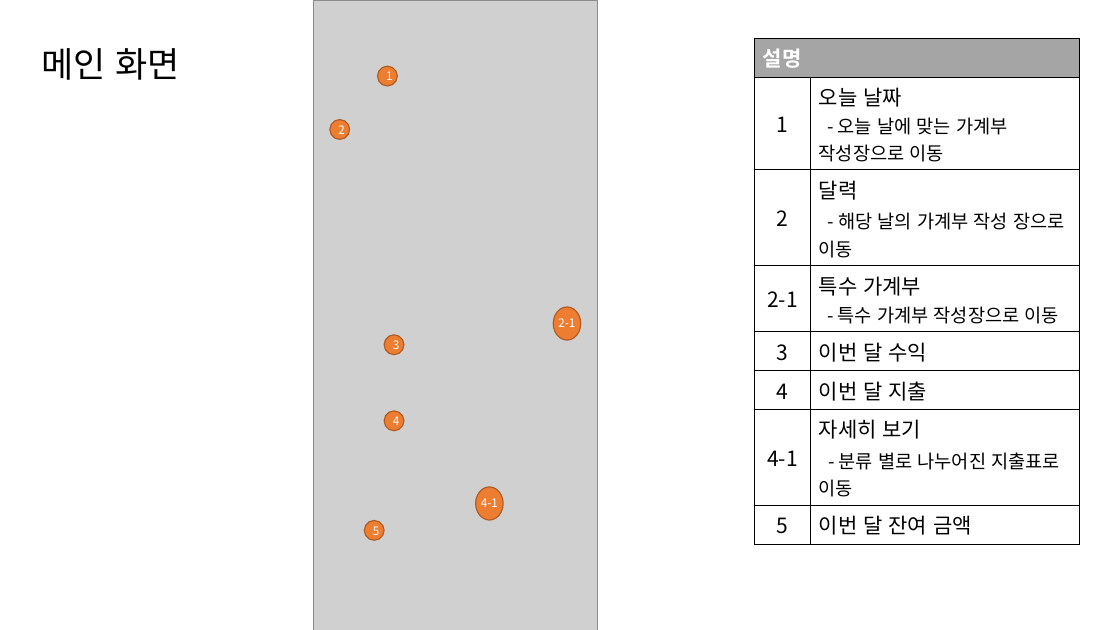
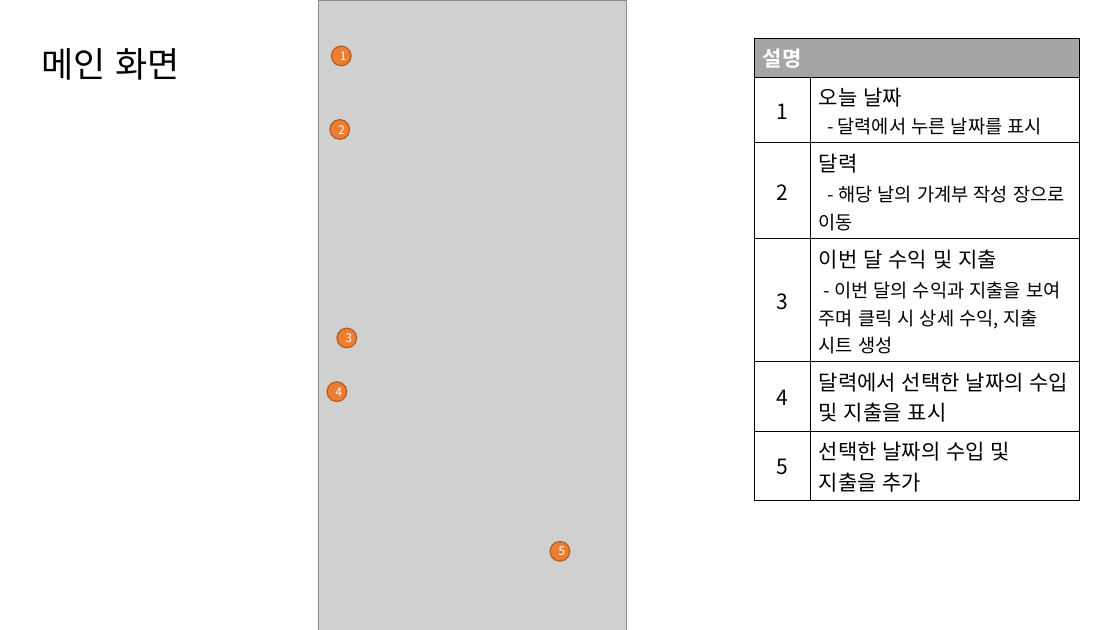
Before and after one commit to prebacon/AppProject, a slide deck: slide 5 of app_계획서_20183222.pptx. Drawn at 1120x630 pixels with LibreOffice and Linux fonts; fonts in the diff are those of the drawing; grey boxes stand for pictures. Boxes give left, top, right and bottom in pixels: in the first picture for what was removed or moved away, otherwise in the second. Text is boxed around its words. In the diff, an @@ line names an element or a change of style, - is before the commit and + after.

```diff
--- a/app_계획서_20183222.pptx
+++ b/app_계획서_20183222.pptx
@@ picture: place and size @@
-picture at [314, 0, 598, 630]
+picture at [318, 0, 627, 630]
@@ ellipse "1": place and size @@
-ellipse "1" at [377, 66, 397, 87]
+ellipse "1" at [331, 46, 351, 66]
@@ table at [755, 39, 1080, 496] @@
-row 2, column 2: 오늘 날짜 / - 오늘 날에 맞는 가계부 작성장으로 이동
+row 2, column 2: 오늘 날짜 / - 달력에서 누른 날짜를 표시
-row 4: 2-1 | 특수 가계부 / - 특수 가계부 작성장으로 이동
-row 5: 3 | 이번 달 수익
-row 6: 4 | 이번 달 지출
-row 7: 4-1 | 자세히 보기 / - 분류 별로 나누어진 지출표로 이동
-row 8: 5 | 이번 달 잔여 금액
+row 4: 3 | 이번 달 수익 및 지출 / - 이번 달의 수익과 지출을 보여 주며 클릭 시 상세 수익, 지출 시트 생성
+row 5: 4 | 달력에서 선택한 날짜의 수입 및 지출을 표시
+row 6: 5 | 선택한 날짜의 수입 및 지출을 추가
@@ ellipse "3": place and size @@
-ellipse "3" at [384, 335, 404, 355]
+ellipse "3" at [337, 329, 357, 349]
@@ ellipse removed at [554, 307, 581, 339] @@
@@ text removed at [558, 318, 575, 327] @@
-2-1
@@ ellipse "4": place and size @@
-ellipse "4" at [384, 411, 404, 431]
+ellipse "4" at [327, 382, 347, 402]
@@ ellipse removed at [476, 487, 503, 520] @@
@@ text removed at [481, 498, 498, 507] @@
-4-1
@@ ellipse "5": place and size @@
-ellipse "5" at [365, 521, 385, 541]
+ellipse "5" at [550, 542, 571, 562]
```
Also in this commit, not shown: 3 other slides changed, 3 slides removed.
